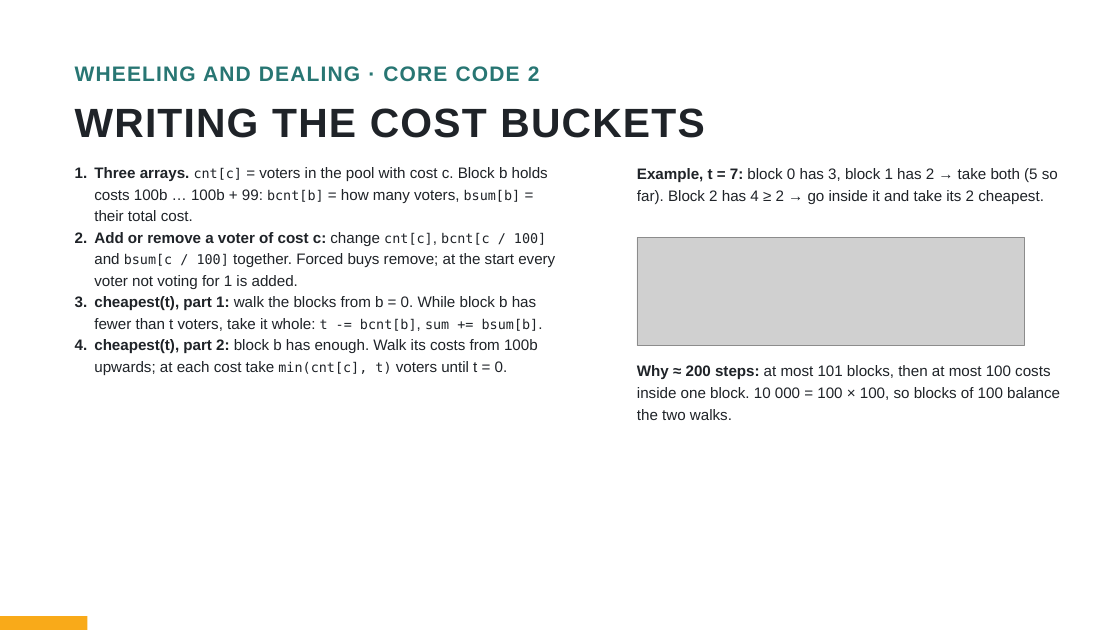
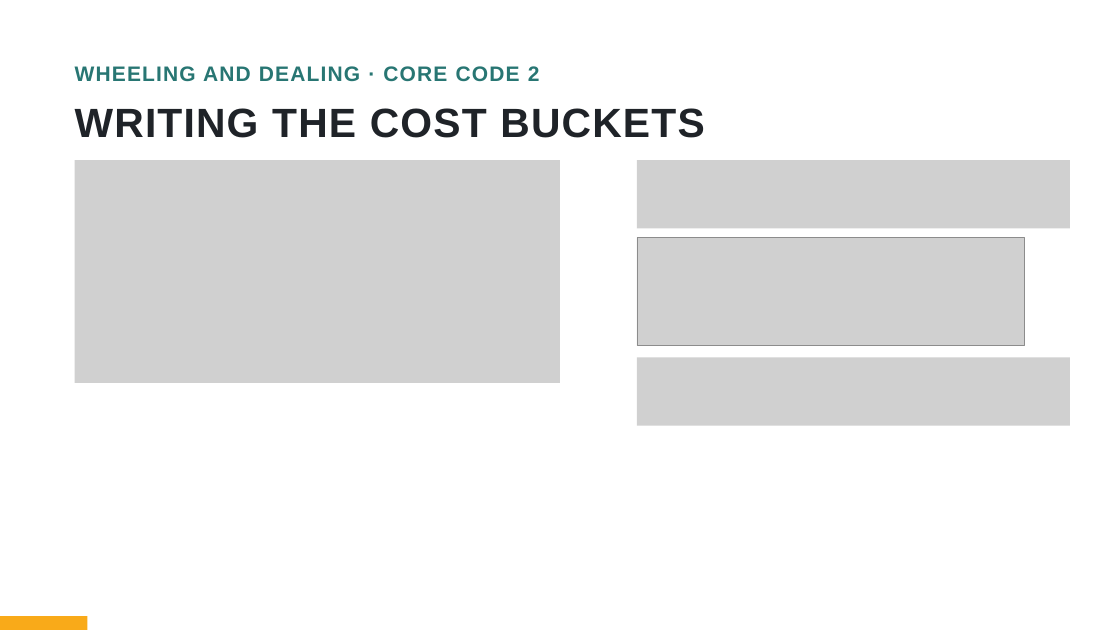
Before and after one commit to bryanbsun/AIO, a slide deck: slide 26 of AIO/P6/AIO High Achievers Camp Session 3 Greedy and the Water Level.pptx. Drawn at 1120x630 pixels with LibreOffice and Linux fonts; fonts in the diff are those of the drawing; grey boxes stand for pictures. Boxes give left, top, right and bottom in pixels: in the first picture for what was removed or moved away, otherwise in the second. Text is boxed around its words. In the diff, an @@ line names an element or a change of style, - is before the commit and + after.

```diff
--- a/AIO/P6/AIO High Achievers Camp Session 3 Greedy and the Water Level.pptx
+++ b/AIO/P6/AIO High Achievers Camp Session 3 Greedy and the Water Level.pptx
@@ picture added at (x1=75, y1=160, x2=560, y2=383) @@
@@ text removed at (x1=94, y1=167, x2=555, y2=375) @@
-1. Three arrays. cnt[c] = voters in the pool with cost c. Block b holds costs 100b … 100b + 99: bcnt[b] = how many voters, bsum[b] = their total cost.
-2. Add or remove a voter of cost c: change cnt[c], bcnt[c / 100] and bsum[c / 100] together. Forced buys remove; at the start every voter not voting for 1 is added.
-3. cheapest(t), part 1: walk the blocks from b = 0. While block b has fewer than t voters, take it whole: t -= bcnt[b], sum += bsum[b].
-4. cheapest(t), part 2: block b has enough. Walk its costs from 100b upwards; at each cost take min(cnt[c], t) voters until t = 0.
@@ text removed at (x1=637, y1=168, x2=1058, y2=204) @@
-Example, t = 7: block 0 has 3, block 1 has 2 → take both (5 so far). Block 2 has 4 ≥ 2 → go inside it and take its 2 cheapest.
@@ picture added at (x1=637, y1=160, x2=1070, y2=229) @@
@@ picture added at (x1=637, y1=357, x2=1070, y2=425) @@
@@ text removed at (x1=637, y1=365, x2=1060, y2=420) @@
-Why ≈ 200 steps: at most 101 blocks, then at most 100 costs inside one block. 10 000 = 100 × 100, so blocks of 100 balance the two walks.
```
Also in this commit, not shown: 34 other slides changed, 3 other files.
